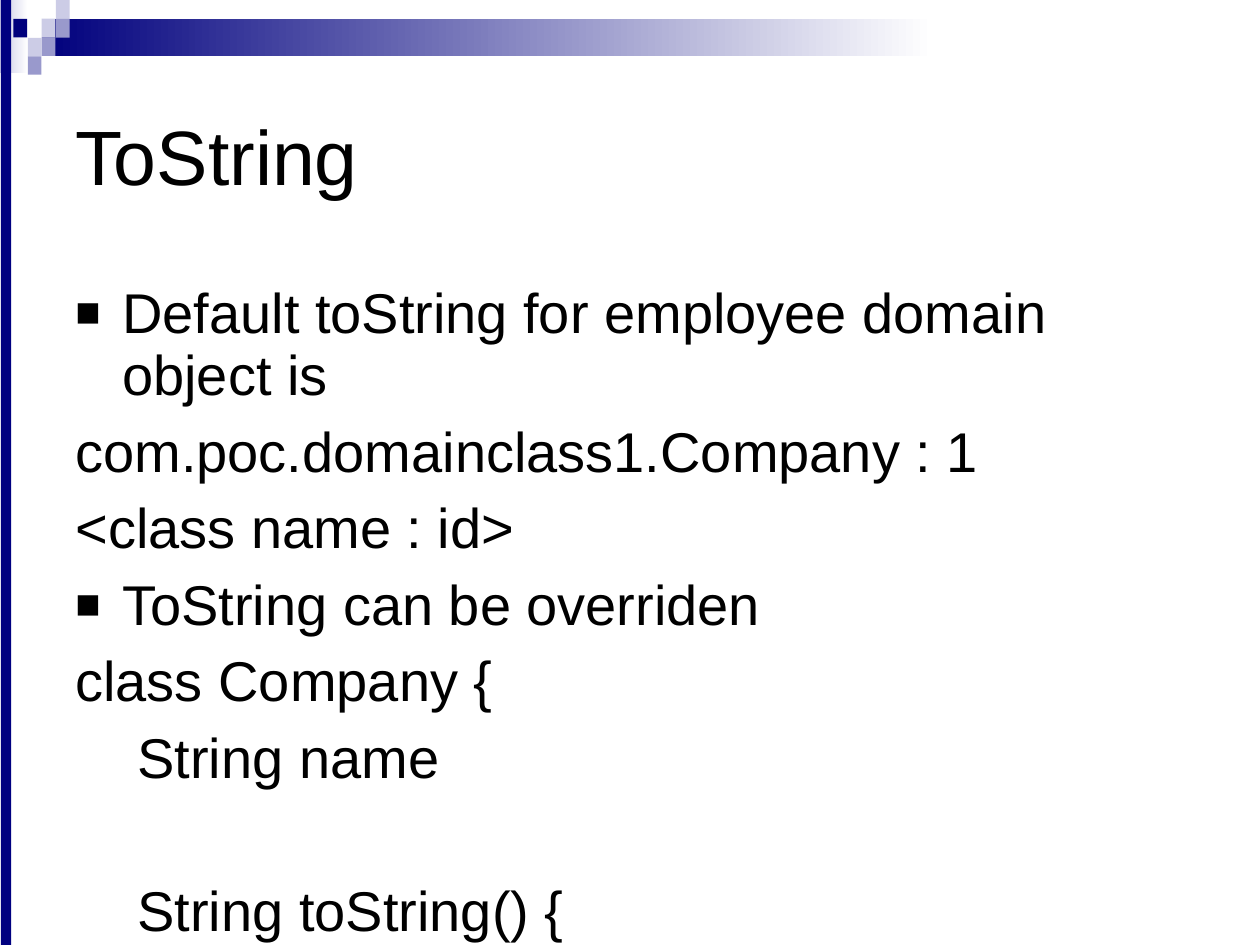
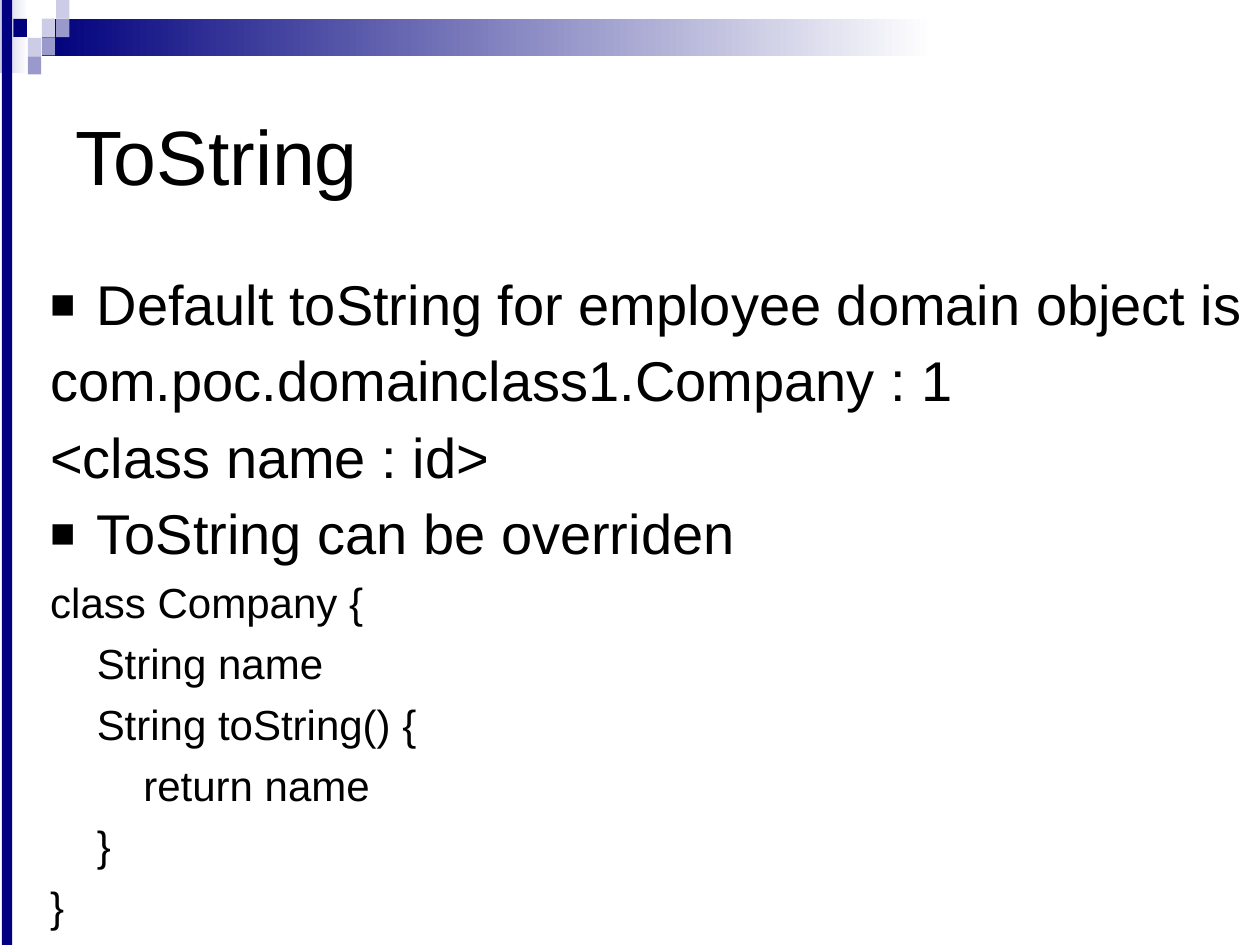
Before and after one commit to meudaypratap/grailsdomain1, a slide deck: slide 6 of Domain_Classses_1.ppt (slide 7 before the commit). Drawn at 1260x945 pixels with LibreOffice and Linux fonts; fonts in the diff are those of the drawing; background and template pictures are left out. Boxes give left, top, right and bottom in pixels: in the first picture for what was removed or moved away, otherwise in the second. Text is boxed around its words. In the diff, an @@ line names an element or a change of style, - is before the commit and + after.

```diff
--- a/Domain_Classses_1.ppt
+++ b/Domain_Classses_1.ppt
@@ text "Default toString for employee domain ...": place and size @@
-text "Default toString for employee domain ..." at bbox=[75, 292, 1047, 942]
+text "Default toString for employee domain ..." at bbox=[50, 284, 1241, 802]
@@ text "Default toString for employee domain ..." at bbox=[50, 284, 1241, 802]: size 32 to 24 pt in "class Company {", "String name", "String toString() {", "return name" and 2 more places @@
```
Also in this commit, not shown: 6 other slides changed.
